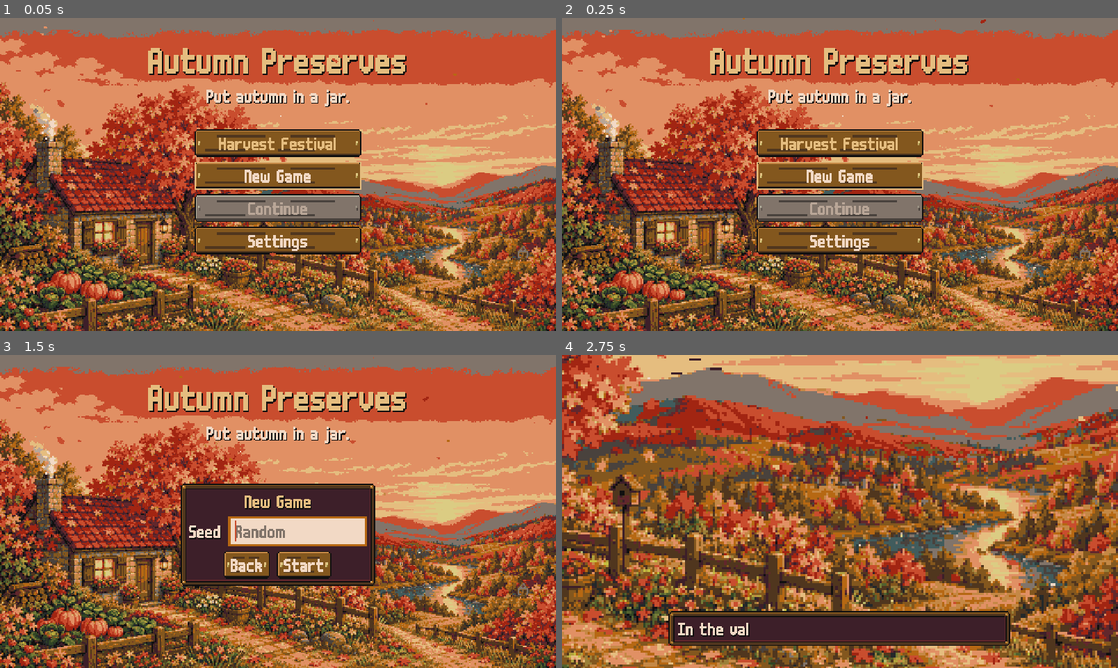
Above: before the commit, frames 1-4 (two rows, left to right).
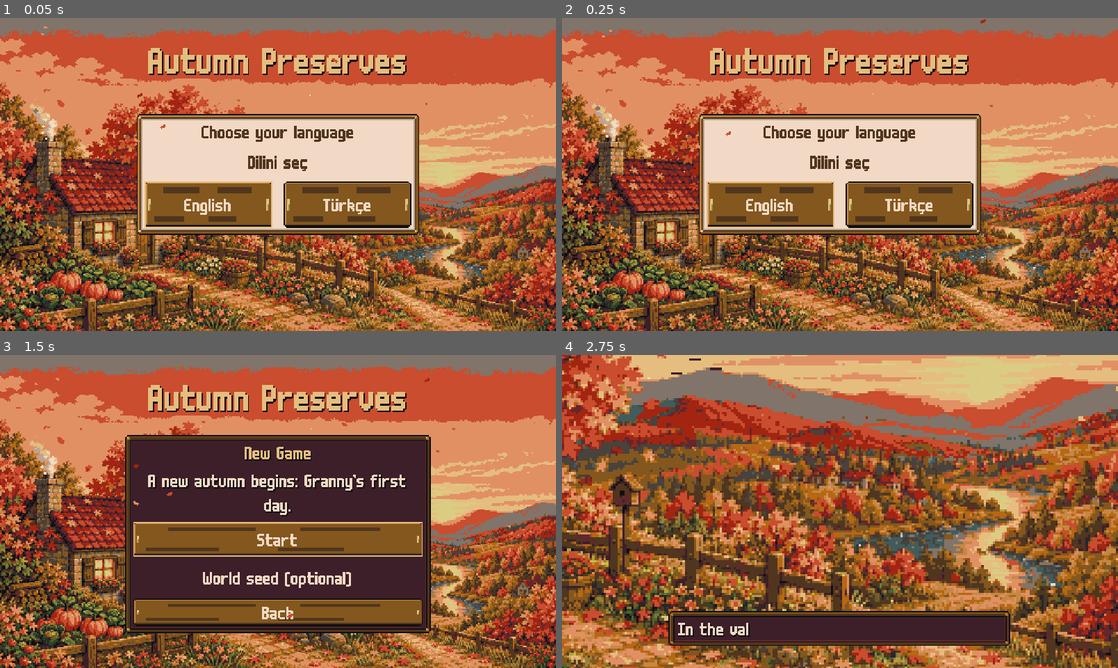
Above: after the commit, the same moments.

Repository: izzetemredemir/autumn-preserves
Game: Godot game, scene res://scenes/title/title.tscn
Same seed, same stepped clock (60 frames per second), same inputs: the game is played once before the commit and once after it.
Inputs (mouse positions are in pixels of both pictures, inside the frame that each line leads up to):
- Up to frame 1 (0.05 s): no input
- Up to frame 2 (0.25 s): no input
- Up to frame 3 (1.5 s): click (211, 542) at 0.5 s, where only the run after the commit has a clickable "English"; click "New Game" at 1.25 s
- Up to frame 4 (2.75 s): click "Start" at 2 s

The runs differ from the first frame. In frame 1, 21% of the frame differs, in the area x 24-76%, y 22-76%; in frame 2, 21%; in frame 3, 28%, in the area x 0-93%, y 3-100%; in frame 4, nothing differs.

Commit message:
feat(title): first-launch language choice, EN/TR toggle and a simpler New Game

Diff:
--- a/game/i18n/strings.csv
+++ b/game/i18n/strings.csv
@@ -845,3 +845,7 @@
 PANTRY_TIP_FILL,Fill the %s shelf (%d left)
 PANTRY_TIP_PRETTY,"Fill a shelf, or set %d jars light to dark in a row"
 PANTRY_TIP_DONE,All three stars. Lovely!
+UI_LANG_CHOOSE_EN,Choose your language
+UI_LANG_CHOOSE_TR,Dilini seç
+UI_NEWGAME_LINE,A new autumn begins: Granny's first day.
+UI_NEWGAME_SEED_LINK,World seed (optional)
--- a/game/i18n/strings_tr.csv
+++ b/game/i18n/strings_tr.csv
@@ -845,3 +845,7 @@
 PANTRY_TIP_FILL,%s rafını doldur (%d kaldı)
 PANTRY_TIP_PRETTY,Açıktan koyuya %d kavanoz diz ya da bir raf doldur
 PANTRY_TIP_DONE,Üç yıldız da tamam. Ne güzel!
+UI_LANG_CHOOSE_EN,Choose your language
+UI_LANG_CHOOSE_TR,Dilini seç
+UI_NEWGAME_LINE,"Yeni bir sonbahar başlıyor: Nine'nin ilk günü."
+UI_NEWGAME_SEED_LINK,Dünya tohumu (isteğe bağlı)
--- a/game/scenes/title/game_settings.gd
+++ b/game/scenes/title/game_settings.gd
@@ -8,7 +8,7 @@
 const DEFAULTS := {
 	"audio": {"music": 0.8, "sfx": 0.8, "ambient": 0.8},
 	"display": {"fullscreen": false},
-	"game": {"show_seed_corner": false, "tutorial": true, "language": "en", "show_grow": true, "intro_seen": false},
+	"game": {"show_seed_corner": false, "tutorial": true, "language": "en", "show_grow": true, "intro_seen": false, "lang_chosen": false},
 }
 ## L10N-TR · Languages of the settings picker: locale -> its own name (shown untranslated). English stays the default,
 ## whatever the OS locale is.
@@ -53,6 +53,18 @@
 
 static func tutorial_enabled() -> bool:
 	return bool(get_value("game", "tutorial"))
+
+
+## ONBOARD-TITLE: true once the player picked a language (first-launch card or Settings). `--skip-lang` pretends so.
+static func lang_chosen() -> bool:
+	return bool(get_value("game", "lang_chosen")) or OS.get_cmdline_user_args().has("--skip-lang")
+
+
+## Stores `lang` as the language (and that one was chosen), then applies the locale.
+static func set_language(lang: String) -> void:
+	set_value("game", "language", lang)
+	set_value("game", "lang_chosen", true)
+	apply_language(lang)
 
 
 static func language() -> String:
--- a/game/scenes/title/settings_panel.gd
+++ b/game/scenes/title/settings_panel.gd
@@ -137,8 +137,7 @@
 	b.pressed.connect(func() -> void:
 		var codes: Array = GameSettings.LANGUAGES.keys()
 		var next := String(codes[(codes.find(GameSettings.language()) + 1) % codes.size()])
-		GameSettings.set_value("game", "language", next)
-		GameSettings.apply_language(next)
+		GameSettings.set_language(next)
 		b.text = String(GameSettings.LANGUAGES[next])
 		Audio.play_ui("ui_click")
 		language_changed.emit())
--- a/game/scenes/title/title.gd
+++ b/game/scenes/title/title.gd
@@ -12,6 +12,11 @@
 
 var _new_panel: PanelContainer
 var _seed_edit: LineEdit
+var _seed_row: HBoxContainer
+var _seed_link: Button
+var _start_button: Button
+var _lang_layer: Control
+var _toggle: HBoxContainer
 var _overwrite: Label
 var _settings: SettingsPanel
 var _fallback_music: AudioStreamPlayer
@@ -19,6 +24,8 @@
 var _completed_card: Control
 ## Set before the language reload: the rebuilt title opens Settings again.
 static var _reopen_settings := false
+## Tools that shoot or record the title set this so the first-launch language card stays out of the way.
+static var skip_lang := false
 
 
 func _ready() -> void:
@@ -26,6 +33,7 @@
 	DevPanel.ensure()
 	_play_music()
 	_build_new_game_panel()
+	_build_lang_toggle()
 	_settings = SettingsPanel.new()
 	_settings.visible = false
 	_settings.closed.connect(_show_menu)
@@ -51,6 +59,8 @@
 	if _reopen_settings:
 		_reopen_settings = false
 		_on_settings()
+	elif not skip_lang and get_tree().current_scene == self and not GameSettings.lang_chosen():
+		_build_lang_picker()
 
 
 func _play_music() -> void:
@@ -85,49 +95,142 @@
 	_new_panel.visible = false
 	_center(_new_panel)
 	var box := VBoxContainer.new()
-	box.add_theme_constant_override("separation", 4)
+	box.add_theme_constant_override("separation", 6)
 	_new_panel.add_child(box)
 	var head := Label.new()
 	head.text = tr("TITLE_NEW_GAME")
 	head.theme_type_variation = &"Heading"
 	head.horizontal_alignment = HORIZONTAL_ALIGNMENT_CENTER
 	box.add_child(head)
-	var row := HBoxContainer.new()
-	row.add_theme_constant_override("separation", 6)
-	box.add_child(row)
+	var line := Label.new()
+	line.text = tr("UI_NEWGAME_LINE")
+	line.custom_minimum_size = Vector2(250, 0)
+	line.autowrap_mode = TextServer.AUTOWRAP_WORD_SMART
+	line.horizontal_alignment = HORIZONTAL_ALIGNMENT_CENTER
+	box.add_child(line)
+	_overwrite = Label.new()
+	_overwrite.text = tr("TITLE_OVERWRITE")
+	_overwrite.add_theme_color_override("font_color", Color("e19064"))
+	_overwrite.horizontal_alignment = HORIZONTAL_ALIGNMENT_CENTER
+	box.add_child(_overwrite)
+	_start_button = Button.new()
+	_start_button.text = tr("TITLE_START")
+	_start_button.custom_minimum_size = Vector2(0, 30)
+	_start_button.pressed.connect(_start)
+	box.add_child(_start_button)
+	_seed_link = Button.new()
+	_seed_link.text = tr("UI_NEWGAME_SEED_LINK")
+	_seed_link.flat = true
+	_seed_link.pressed.connect(func() -> void:
+		Audio.play_ui("ui_click")
+		_seed_link.visible = false
+		_seed_row.visible = true
+		_seed_edit.grab_focus())
+	box.add_child(_seed_link)
+	_seed_row = HBoxContainer.new()
+	_seed_row.visible = false
+	_seed_row.alignment = BoxContainer.ALIGNMENT_CENTER
+	_seed_row.add_theme_constant_override("separation", 6)
+	box.add_child(_seed_row)
 	var label := Label.new()
 	label.text = tr("TITLE_SEED")
-	row.add_child(label)
+	_seed_row.add_child(label)
 	_seed_edit = LineEdit.new()
 	_seed_edit.placeholder_text = tr("TITLE_SEED_RANDOM")
 	_seed_edit.max_length = 16
 	_seed_edit.custom_minimum_size = Vector2(120, 0)
 	_seed_edit.text_submitted.connect(func(_t: String) -> void: _start())
-	row.add_child(_seed_edit)
-	_overwrite = Label.new()
-	_overwrite.text = tr("TITLE_OVERWRITE")
-	_overwrite.add_theme_color_override("font_color", Color("e19064"))
-	_overwrite.horizontal_alignment = HORIZONTAL_ALIGNMENT_CENTER
-	box.add_child(_overwrite)
-	var buttons := HBoxContainer.new()
-	buttons.alignment = BoxContainer.ALIGNMENT_CENTER
-	buttons.add_theme_constant_override("separation", 6)
-	box.add_child(buttons)
+	_seed_row.add_child(_seed_edit)
 	var back := Button.new()
 	back.text = tr("UI_BACK")
 	back.pressed.connect(func() -> void:
 		Audio.play_ui("ui_back")
 		_show_menu())
-	buttons.add_child(back)
-	var start := Button.new()
-	start.text = tr("TITLE_START")
-	start.pressed.connect(_start)
-	buttons.add_child(start)
+	box.add_child(back)
+
+
+## ONBOARD-TITLE · First launch: a paper card with the two languages over the title art. The pick is stored and the
+## title reloads in that language, so the intro plays in it. Left/Right move between the buttons, Enter picks.
+func _build_lang_picker() -> void:
+	_lang_layer = Control.new()
+	_lang_layer.set_anchors_and_offsets_preset(Control.PRESET_FULL_RECT)
+	add_child(_lang_layer)
+	var c := CenterContainer.new()
+	c.set_anchors_and_offsets_preset(Control.PRESET_FULL_RECT)
+	_lang_layer.add_child(c)
+	var card := PanelContainer.new()
+	card.theme_type_variation = &"PaperPanel"
+	c.add_child(card)
+	var box := VBoxContainer.new()
+	box.add_theme_constant_override("separation", 8)
+	card.add_child(box)
+	for key: String in ["UI_LANG_CHOOSE_EN", "UI_LANG_CHOOSE_TR"]:
+		var l := Label.new()
+		l.theme_type_variation = &"PaperLabel"
+		l.text = tr(key)
+		l.horizontal_alignment = HORIZONTAL_ALIGNMENT_CENTER
+		box.add_child(l)
+	var row := HBoxContainer.new()
+	row.alignment = BoxContainer.ALIGNMENT_CENTER
+	row.add_theme_constant_override("separation", 10)
+	box.add_child(row)
+	var first: Button = null
+	for code: String in GameSettings.LANGUAGES:
+		var b := Button.new()
+		b.name = "Lang_" + code
+		b.text = String(GameSettings.LANGUAGES[code])
+		b.auto_translate_mode = Node.AUTO_TRANSLATE_MODE_DISABLED
+		b.custom_minimum_size = Vector2(110, 40)
+		b.pressed.connect(_pick_language.bind(code))
+		row.add_child(b)
+		if first == null:
+			first = b
+	first.grab_focus()
+	%Menu.visible = false
+	%Slogan.visible = false
+	_toggle.visible = false
+
+
+func _pick_language(code: String) -> void:
+	Audio.play_ui("ui_confirm")
+	GameSettings.set_language(code)
+	_reload()
+
+
+## A small EN | TR switch in the top right corner: instant, the title is built again in the new language.
+func _build_lang_toggle() -> void:
+	_toggle = HBoxContainer.new()
+	_toggle.name = "LangToggle"
+	_toggle.add_theme_constant_override("separation", 0)
+	for code: String in GameSettings.LANGUAGES:
+		var b := Button.new()
+		b.text = code.to_upper()
+		b.auto_translate_mode = Node.AUTO_TRANSLATE_MODE_DISABLED
+		b.focus_mode = Control.FOCUS_NONE
+		b.toggle_mode = true
+		b.button_pressed = code == GameSettings.language()
+		b.pressed.connect(func() -> void:
+			if code == GameSettings.language():
+				b.button_pressed = true
+				return
+			Audio.play_ui("ui_click")
+			GameSettings.set_language(code)
+			_reload())
+		_toggle.add_child(b)
+	add_child(_toggle)
+	_toggle.position = Vector2(480 - 8 - _toggle.get_combined_minimum_size().x, 6)
+
+
+func _reload() -> void:
+	if get_tree().current_scene != self:
+		return  # instanced by a test or tool: nothing to reload
+	get_tree().reload_current_scene.call_deferred()
 
 
 func _show_menu() -> void:
 	_new_panel.visible = false
 	_settings.visible = false
+	_toggle.visible = true
 	%Menu.visible = true
 	%Slogan.visible = true
 	if _completed_card != null:
@@ -138,6 +241,7 @@
 func _open(panel: Control) -> void:
 	Audio.play_ui("ui_click")
 	%Menu.visible = false
+	_toggle.visible = false
 	if _completed_card != null:
 		_completed_card.visible = false
 	panel.visible = true
@@ -145,8 +249,11 @@
 
 func _on_new_game() -> void:
 	_open(_new_panel)
+	%Slogan.visible = false
 	_overwrite.visible = Save.has_save()
-	_seed_edit.grab_focus()
+	_seed_row.visible = false
+	_seed_link.visible = true
+	_start_button.grab_focus()
 
 
 func _on_settings() -> void:
@@ -157,9 +264,9 @@
 
 func _on_language_changed() -> void:
 	if get_tree().current_scene != self:
-		return  # instanced by a test or tool: nothing to reload
+		return
 	_reopen_settings = true
-	get_tree().reload_current_scene.call_deferred()
+	_reload()
 
 
 ## The Harvest Festival: never touches the player's save (a temporary game, see Festival).
--- a/game/tests/smoke/title_shot.gd
+++ b/game/tests/smoke/title_shot.gd
@@ -1,10 +1,11 @@
 extends SceneTree
 ## GD-META smoke shots -> user://shots/title.png (default view) or user://shots/title_<view>.png
-##   godot --path game -s res://tests/smoke/title_shot.gd [-- --view newgame|settings|premise|todo|night|dev]
+##   godot --path game -s res://tests/smoke/title_shot.gd [-- --view lang|newgame|settings|premise|todo|night|dev]
 ## `--view flow` (works --headless) plays New Game -> premise -> home scene -> night -> Continue and prints
 ## FLOW OK / FLOW FAIL; the player's own save file is restored afterwards.
 
 const TITLE := "res://scenes/title/title.tscn"
+const TITLE_SCRIPT := "res://scenes/title/title.gd"
 # Scripts are loaded by path: their class names use autoloads, which --check-only of this file cannot see.
 const TODO := "res://ui/tutorial/granny_todo.gd"
 const NIGHT := "res://ui/transition/night.gd"
@@ -30,12 +31,15 @@
 			await _flow()
 			quit(1 if not _fails.is_empty() else 0)
 			return
-		"title", "newgame", "settings":
+		"title", "newgame", "settings", "lang":
+			if _view != "lang":
+				load(TITLE_SCRIPT).skip_lang = true
 			var title := _title()
 			await _frames(4)
-			if _view == "newgame":
+			if _view == "lang":
+				title._build_lang_picker()
+			elif _view == "newgame":
 				title._on_new_game()
-				title._seed_edit.text = "granny"
 			elif _view == "settings":
 				title._on_settings()
 		"premise":
@@ -110,6 +114,7 @@
 	var gs := root.get_node("GameState")
 	var router := root.get_node("Router")
 	var backup: String = FileAccess.get_file_as_string(save.PATH) if save.has_save() else ""
+	load(TITLE_SCRIPT).skip_lang = true
 	var title := _title()
 	await _frames(3)
 	title._on_new_game()
--- a/game/tests/smoke/ui_audit.gd
+++ b/game/tests/smoke/ui_audit.gd
@@ -202,6 +202,16 @@
 	s._on_new_game()
 	await _frames(4)
 	await _audit("title/new_game", s)
+	s._seed_link.pressed.emit()  # ONBOARD-TITLE: the optional seed row open
+	await _frames(3)
+	await _audit("title/new_game_seed", s)
+	s._show_menu()
+	s._build_lang_picker()  # ONBOARD-TITLE: the first-launch language card
+	await _frames(4)
+	await _audit("title/lang", s)
+	s._lang_layer.queue_free()
+	s._show_menu()
+	s._on_new_game()
 	s._show_menu()
 	s._on_settings()
 	await _frames(4)
